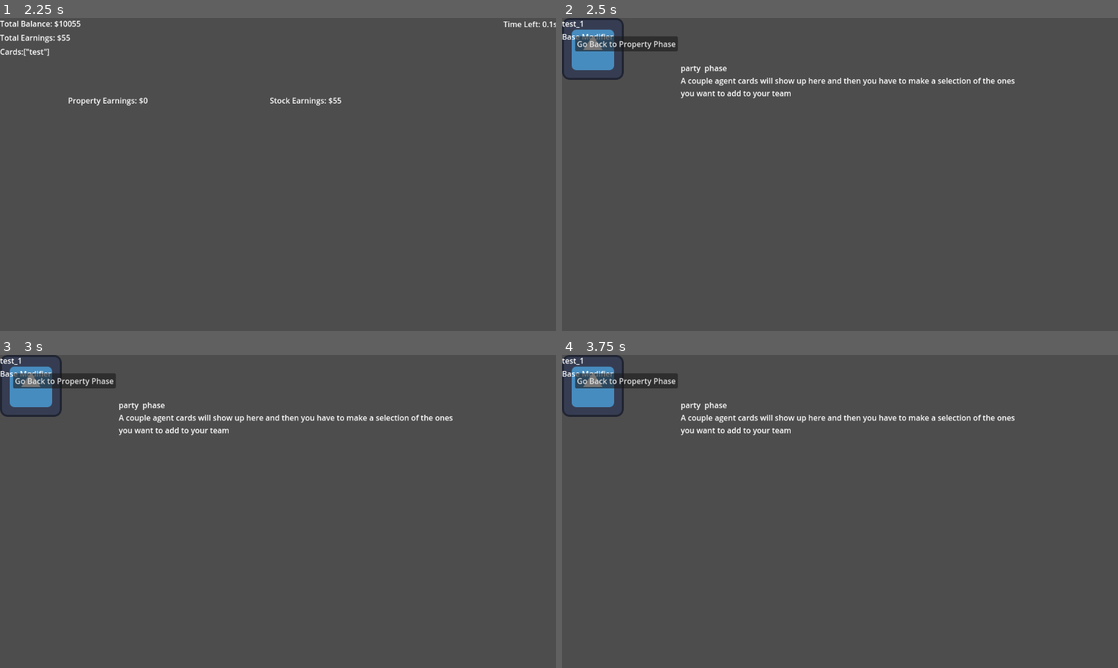
Above: before the commit, frames 1-4 (two rows, left to right).
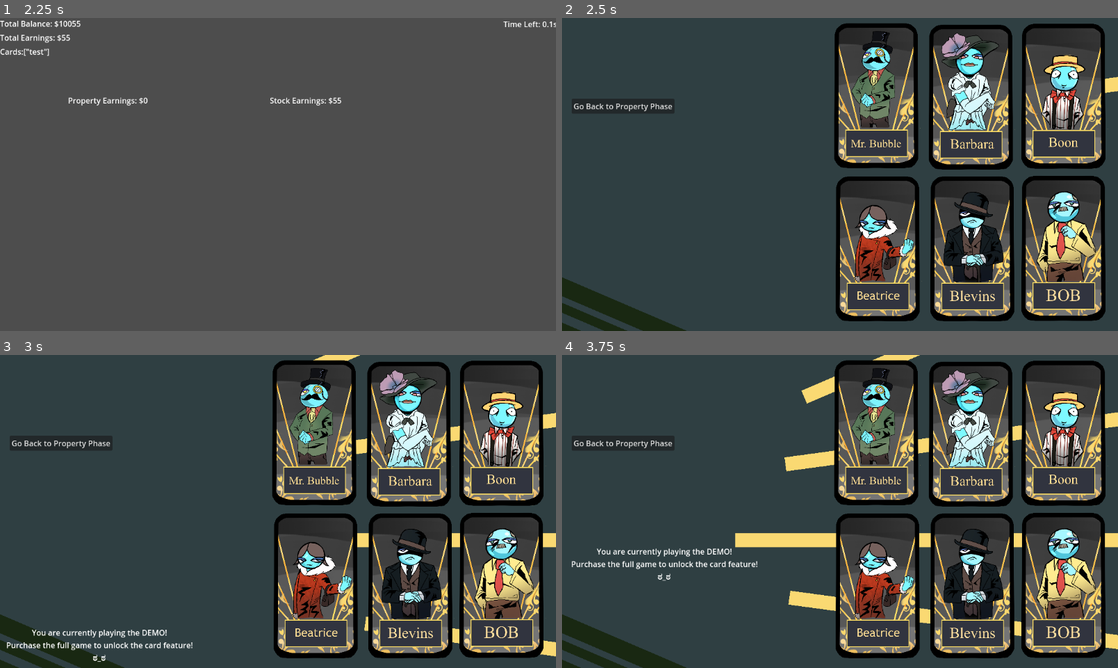
Above: after the commit, the same moments.

Repository: ARandomLemon/RushToRiches
Game: Godot game, scene res://Scenes/start_menu.tscn
Same seed, same stepped clock (60 frames per second), same inputs: the game is played once before the commit and once after it. The engine's default icon, where the game draws it, is replaced by a stand-in: a white triangle on a blue panel in a dark square.
Inputs (mouse positions are in pixels of both pictures, inside the frame that each line leads up to):
- Up to frame 1 (2.25 s): click "Start" at 0.5 s; click "Start Profit Phase" at 1.25 s; move the mouse to (400, 158) at 2.02 s; click (400, 158) at 2.17 s
- Up to frame 2 (2.5 s): no input
- Up to frame 3 (3 s): move the mouse to (166, 527) at 2.77 s; click (166, 527) at 2.92 s
- Up to frame 4 (3.75 s): move the mouse to (895, 442) at 3.52 s; click (895, 442) at 3.67 s

Frame 1 is identical in both runs. In frame 2, 88% of the frame differs, in the area x 0-100%, y 0-100%; in frame 3, 88%; in frame 4, 88%.

Commit message:
Card shtuff

Diff:
--- a/Scenes/party_phase.tscn
+++ b/Scenes/party_phase.tscn
@@ -1,25 +1,55 @@
-[gd_scene load_steps=3 format=3 uid="uid://cmd3048uf0vk"]
+[gd_scene load_steps=6 format=3 uid="uid://cmd3048uf0vk"]
 
 [ext_resource type="Script" path="res://Scripts/Phases/party_phase.gd" id="1_1uxpp"]
 [ext_resource type="Script" path="res://Scripts/UI/user_interface.gd" id="1_x6qss"]
 
+[sub_resource type="Animation" id="Animation_plftx"]
+resource_name = "sigma"
+length = 2.0
+tracks/0/type = "value"
+tracks/0/imported = false
+tracks/0/enabled = true
+tracks/0/path = NodePath("Label:position")
+tracks/0/interp = 1
+tracks/0/loop_wrap = true
+tracks/0/keys = {
+"times": PackedFloat32Array(0, 2),
+"transitions": PackedFloat32Array(1, 1),
+"update": 0,
+"values": [Vector2(15, 580), Vector2(30, 131)]
+}
+
+[sub_resource type="Animation" id="Animation_vjuyb"]
+length = 0.001
+tracks/0/type = "value"
+tracks/0/imported = false
+tracks/0/enabled = true
+tracks/0/path = NodePath("Label:position")
+tracks/0/interp = 1
+tracks/0/loop_wrap = true
+tracks/0/keys = {
+"times": PackedFloat32Array(0),
+"transitions": PackedFloat32Array(1),
+"update": 0,
+"values": [Vector2(0, 35)]
+}
+
+[sub_resource type="AnimationLibrary" id="AnimationLibrary_1lap7"]
+_data = {
+"RESET": SubResource("Animation_vjuyb"),
+"sigma": SubResource("Animation_plftx")
+}
+
 [node name="Party Phase" type="Node2D"]
 script = ExtResource("1_1uxpp")
-
-[node name="Label" type="Label" parent="."]
-offset_left = 246.0
-offset_top = 92.0
-offset_right = 939.0
-offset_bottom = 141.0
-text = "party  phase
-A couple agent cards will show up here and then you have to make a selection of the ones
-you want to add to your team"
 
 [node name="UI" type="Control" parent="."]
 layout_mode = 3
 anchors_preset = 0
-offset_right = 1151.0
-offset_bottom = 648.0
+offset_left = -7.0
+offset_top = 129.0
+offset_right = 1144.0
+offset_bottom = 777.0
 script = ExtResource("1_x6qss")
 
 [node name="MarginContainer" type="MarginContainer" parent="UI"]
@@ -39,4 +69,20 @@
 size_flags_vertical = 4
 text = "Go Back to Property Phase"
 
+[node name="Label" type="Label" parent="UI"]
+layout_mode = 2
+offset_left = 15.0
+offset_top = 580.0
+offset_right = 402.0
+offset_bottom = 655.0
+text = "You are currently playing the DEMO!
+Purchase the full game to unlock the card feature!
+ಠ_ಠ"
+horizontal_alignment = 1
+
+[node name="AnimationPlayer" type="AnimationPlayer" parent="UI"]
+libraries = {
+"": SubResource("AnimationLibrary_1lap7")
+}
+
 [connection signal="pressed" from="UI/MarginContainer/VBoxContainer/Property Phase Button" to="UI" method="_on_property_phase_button_pressed"]
--- a/Scripts/AgentCards/card.gd
+++ b/Scripts/AgentCards/card.gd
@@ -10,8 +10,10 @@
 	#Populate card
 	$VBoxContainer/CardName.text = card_name
 	$VBoxContainer/Modifier.text = modifier
-	if $TextureRect:
-		$TextureRect.texture = load(texture_path)
+	$ColorRect/AnimationPlayer.play("line1")
+	$ColorRect2/AnimationPlayer.play("line2")
+	$ColorRect3/AnimationPlayer.play("line3")
+	$ColorRect4/AnimationPlayer.play("line4")
 
 
 # Called every frame. 'delta' is the elapsed time since the previous frame.
--- a/Scripts/AgentCards/card.tscn
+++ b/Scripts/AgentCards/card.tscn
@@ -1,6 +1,158 @@
-[gd_scene load_steps=2 format=3 uid="uid://bu50sny2yknms"]
+[gd_scene load_steps=20 format=3 uid="uid://bu50sny2yknms"]
 
 [ext_resource type="Script" path="res://Scripts/AgentCards/card.gd" id="1_66vmy"]
+[ext_resource type="Texture2D" uid="uid://ca2neehuayjpy" path="res://Assets(Cards+Bubble)/boon.png" id="2_qdfjh"]
+[ext_resource type="Texture2D" uid="uid://cu0sl73wu2ues" path="res://Assets(Cards+Bubble)/bob.png" id="3_hawa2"]
+[ext_resource type="Texture2D" uid="uid://dl6itmywayvp" path="res://Assets(Cards+Bubble)/blevins.png" id="4_d5jc7"]
+[ext_resource type="Texture2D" uid="uid://b6ixa8ba32dqa" path="res://Assets(Cards+Bubble)/beatrice.png" id="5_ei0sr"]
+[ext_resource type="Texture2D" uid="uid://b0c5n6eksrn7v" path="res://Assets(Cards+Bubble)/mrbubble.png" id="6_0qktw"]
+[ext_resource type="Texture2D" uid="uid://dbqe0bw4k88og" path="res://Assets(Cards+Bubble)/barbara.png" id="7_jxdcf"]
+
+[sub_resource type="Animation" id="Animation_lmhyf"]
+resource_name = "line1"
+tracks/0/type = "value"
+tracks/0/imported = false
+tracks/0/enabled = true
+tracks/0/path = NodePath(".:position")
+tracks/0/interp = 1
+tracks/0/loop_wrap = true
+tracks/0/keys = {
+"times": PackedFloat32Array(0, 1),
+"transitions": PackedFloat32Array(1, 0.5),
+"update": 0,
+"values": [Vector2(798, -49), Vector2(496, 74)]
+}
+
+[sub_resource type="Animation" id="Animation_wixbd"]
+length = 0.001
+tracks/0/type = "value"
+tracks/0/imported = false
+tracks/0/enabled = true
+tracks/0/path = NodePath(".:position")
+tracks/0/interp = 1
+tracks/0/loop_wrap = true
+tracks/0/keys = {
+"times": PackedFloat32Array(0),
+"transitions": PackedFloat32Array(1),
+"update": 0,
+"values": [Vector2(1260, -137)]
+}
+
+[sub_resource type="AnimationLibrary" id="AnimationLibrary_myxvb"]
+_data = {
+"RESET": SubResource("Animation_wixbd"),
+"line1": SubResource("Animation_lmhyf")
+}
+
+[sub_resource type="Animation" id="Animation_8c1nu"]
+resource_name = "line2"
+tracks/0/type = "value"
+tracks/0/imported = false
+tracks/0/enabled = true
+tracks/0/path = NodePath(".:position")
+tracks/0/interp = 1
+tracks/0/loop_wrap = true
+tracks/0/keys = {
+"times": PackedFloat32Array(0, 1),
+"transitions": PackedFloat32Array(1, 0.5),
+"update": 0,
+"values": [Vector2(1202, 116), Vector2(461, 212)]
+}
+
+[sub_resource type="Animation" id="Animation_tg8lx"]
+length = 0.001
+tracks/0/type = "value"
+tracks/0/imported = false
+tracks/0/enabled = true
+tracks/0/path = NodePath(".:position")
+tracks/0/interp = 1
+tracks/0/loop_wrap = true
+tracks/0/keys = {
+"times": PackedFloat32Array(0),
+"transitions": PackedFloat32Array(1),
+"update": 0,
+"values": [Vector2(1202, 116)]
+}
+
+[sub_resource type="AnimationLibrary" id="AnimationLibrary_8j6p5"]
+_data = {
+"RESET": SubResource("Animation_tg8lx"),
+"line2": SubResource("Animation_8c1nu")
+}
+
+[sub_resource type="Animation" id="Animation_ichbj"]
+resource_name = "line3"
+length = 2.0
+tracks/0/type = "value"
+tracks/0/imported = false
+tracks/0/enabled = true
+tracks/0/path = NodePath(".:position")
+tracks/0/interp = 1
+tracks/0/loop_wrap = true
+tracks/0/keys = {
+"times": PackedFloat32Array(0, 1),
+"transitions": PackedFloat32Array(1, 0.5),
+"update": 0,
+"values": [Vector2(1329, 369), Vector2(359, 369)]
+}
+
+[sub_resource type="Animation" id="Animation_17d2m"]
+length = 0.001
+tracks/0/type = "value"
+tracks/0/imported = false
+tracks/0/enabled = true
+tracks/0/path = NodePath(".:position")
+tracks/0/interp = 1
+tracks/0/loop_wrap = true
+tracks/0/keys = {
+"times": PackedFloat32Array(0),
+"transitions": PackedFloat32Array(1),
+"update": 0,
+"values": [Vector2(1329, 369)]
+}
+
+[sub_resource type="AnimationLibrary" id="AnimationLibrary_p2448"]
+_data = {
+"RESET": SubResource("Animation_17d2m"),
+"line3": SubResource("Animation_ichbj")
+}
+
+[sub_resource type="Animation" id="Animation_dfeyt"]
+resource_name = "line4"
+length = 2.0
+tracks/0/type = "value"
+tracks/0/imported = false
+tracks/0/enabled = true
+tracks/0/path = NodePath(".:position")
+tracks/0/interp = 1
+tracks/0/loop_wrap = true
+tracks/0/keys = {
+"times": PackedFloat32Array(0, 1),
+"transitions": PackedFloat32Array(1, 0.5),
+"update": 0,
+"values": [Vector2(1289, 641), Vector2(473, 488)]
+}
+
+[sub_resource type="Animation" id="Animation_mhyuv"]
+length = 0.001
+tracks/0/type = "value"
+tracks/0/imported = false
+tracks/0/enabled = true
+tracks/0/path = NodePath(".:position")
+tracks/0/interp = 1
+tracks/0/loop_wrap = true
+tracks/0/keys = {
+"times": PackedFloat32Array(0),
+"transitions": PackedFloat32Array(1),
+"update": 0,
+"values": [Vector2(1289, 641)]
+}
+
+[sub_resource type="AnimationLibrary" id="AnimationLibrary_7efwx"]
+_data = {
+"RESET": SubResource("Animation_mhyuv"),
+"line4": SubResource("Animation_dfeyt")
+}
 
 [node name="Card" type="Control"]
 layout_mode = 3
@@ -11,18 +163,157 @@
 grow_vertical = 2
 script = ExtResource("1_66vmy")
 
-[node name="TextureRect" type="TextureRect" parent="."]
+[node name="VBoxContainer" type="VBoxContainer" parent="."]
 layout_mode = 0
 offset_right = 40.0
 offset_bottom = 40.0
 
-[node name="VBoxContainer" type="VBoxContainer" parent="."]
-layout_mode = 0
-offset_right = 40.0
-offset_bottom = 40.0
-
 [node name="CardName" type="Label" parent="VBoxContainer"]
 layout_mode = 2
 
 [node name="Modifier" type="Label" parent="VBoxContainer"]
 layout_mode = 2
+
+[node name="ColorRect7" type="ColorRect" parent="."]
+layout_mode = 0
+offset_left = -48.0
+offset_top = -17.0
+offset_right = 1195.0
+offset_bottom = 705.0
+color = Color(0.18326, 0.247369, 0.257878, 1)
+
+[node name="ColorRect6" type="ColorRect" parent="."]
+layout_mode = 0
+offset_left = -81.0
+offset_top = 502.0
+offset_right = 466.0
+offset_bottom = 538.0
+rotation = 0.404916
+color = Color(0.0997967, 0.155435, 0.070588, 1)
+
+[node name="ColorRect8" type="ColorRect" parent="."]
+layout_mode = 0
+offset_left = -118.0
+offset_top = 539.0
+offset_right = 429.0
+offset_bottom = 558.0
+rotation = 0.404916
+color = Color(0.0997967, 0.155435, 0.070588, 1)
+
+[node name="ColorRect9" type="ColorRect" parent="."]
+layout_mode = 0
+offset_left = -146.0
+offset_top = 568.0
+offset_right = 401.0
+offset_bottom = 587.0
+rotation = 0.404916
+color = Color(0.0997967, 0.155435, 0.070588, 1)
+
+[node name="ColorRect" type="ColorRect" parent="."]
+layout_mode = 0
+offset_left = 1260.0
+offset_top = -137.0
+offset_right = 2314.0
+offset_bottom = -108.0
+rotation = -0.404916
+color = Color(0.980392, 0.85098, 0.447059, 1)
+
+[node name="AnimationPlayer" type="AnimationPlayer" parent="ColorRect"]
+libraries = {
+"": SubResource("AnimationLibrary_myxvb")
+}
+
+[node name="ColorRect2" type="ColorRect" parent="."]
+layout_mode = 0
+offset_left = 1202.0
+offset_top = 116.0
+offset_right = 2256.0
+offset_bottom = 145.0
+rotation = -0.13439
+color = Color(0.980392, 0.85098, 0.447059, 1)
+
+[node name="AnimationPlayer" type="AnimationPlayer" parent="ColorRect2"]
+libraries = {
+"": SubResource("AnimationLibrary_8j6p5")
+}
+
+[node name="ColorRect3" type="ColorRect" parent="."]
+layout_mode = 0
+offset_left = 1329.0
+offset_top = 369.0
+offset_right = 2383.0
+offset_bottom = 398.0
+color = Color(0.980392, 0.85098, 0.447059, 1)
+
+[node name="AnimationPlayer" type="AnimationPlayer" parent="ColorRect3"]
+libraries = {
+"": SubResource("AnimationLibrary_p2448")
+}
+
+[node name="ColorRect4" type="ColorRect" parent="."]
+layout_mode = 0
+offset_left = 1289.0
+offset_top = 641.0
+offset_right = 2343.0
+offset_bottom = 670.0
+rotation = 0.13439
+color = Color(0.980392, 0.85098, 0.447059, 1)
+
+[node name="AnimationPlayer" type="AnimationPlayer" parent="ColorRect4"]
+libraries = {
+"": SubResource("AnimationLibrary_7efwx")
+}
+
+[node name="TextureRect" type="TextureRect" parent="."]
+layout_mode = 0
+offset_left = 886.0
+offset_top = 7.0
+offset_right = 2086.0
+offset_bottom = 1207.0
+scale = Vector2(0.255, 0.255)
+texture = ExtResource("2_qdfjh")
+
+[node name="TextureRect2" type="TextureRect" parent="."]
+layout_mode = 0
+offset_left = 886.0
+offset_top = 322.0
+offset_right = 2086.0
+offset_bottom = 1522.0
+scale = Vector2(0.255, 0.255)
+texture = ExtResource("3_hawa2")
+
+[node name="TextureRect3" type="TextureRect" parent="."]
+layout_mode = 0
+offset_left = 697.0
+offset_top = 323.0
+offset_right = 1897.0
+offset_bottom = 1523.0
+scale = Vector2(0.255, 0.255)
+texture = ExtResource("4_d5jc7")
+
+[node name="TextureRect4" type="TextureRect" parent="."]
+layout_mode = 0
+offset_left = 501.0
+offset_top = 323.0
+offset_right = 1701.0
+offset_bottom = 1523.0
+scale = Vector2(0.255, 0.255)
+texture = ExtResource("5_ei0sr")
+
+[node name="TextureRect5" type="TextureRect" parent="."]
+layout_mode = 0
+offset_left = 498.0
+offset_top = 6.0
+offset_right = 1698.0
+offset_bottom = 1206.0
+scale = Vector2(0.255, 0.255)
+texture = ExtResource("6_0qktw")
+
+[node name="TextureRect6" type="TextureRect" parent="."]
+layout_mode = 0
+offset_left = 694.0
+offset_top = 9.0
+offset_right = 1894.0
+offset_bottom = 1209.0
+scale = Vector2(0.255, 0.255)
+texture = ExtResource("7_jxdcf")
--- a/Scripts/AgentCards/deck.gd
+++ b/Scripts/AgentCards/deck.gd
@@ -2,7 +2,7 @@
 
 var card_scene: PackedScene = preload("res://Scripts/AgentCards/card.tscn")
 
-func create_card(card_name : String, texture_path: String):
+func create_card(card_name : String):
 	var grid_container = $GridContainer
 	if not grid_container:
 		print("GridContainer not found!")
@@ -10,7 +10,6 @@
 
 	var card = card_scene.instantiate()
 	card.card_name = card_name
-	card.texture_path = texture_path
 	grid_container.add_child(card)
 
 # Called when the node enters the scene tree for the first time.
--- a/Scripts/Phases/party_phase.gd
+++ b/Scripts/Phases/party_phase.gd
@@ -3,7 +3,8 @@
 
 # Called when the node enters the scene tree for the first time.
 func _ready() -> void:
-	Deck.create_card("test_1", "res://icon.svg")
+	Deck.create_card("test_1")
+	$UI/AnimationPlayer.play("sigma")
 
 
 # Called every frame. 'delta' is the elapsed time since the previous frame.
Not shown, changed: Assets(Cards+Bubble)/barbara.png.import
Not shown: 1 places in Scenes/Deck.tscn that only renumber resources
